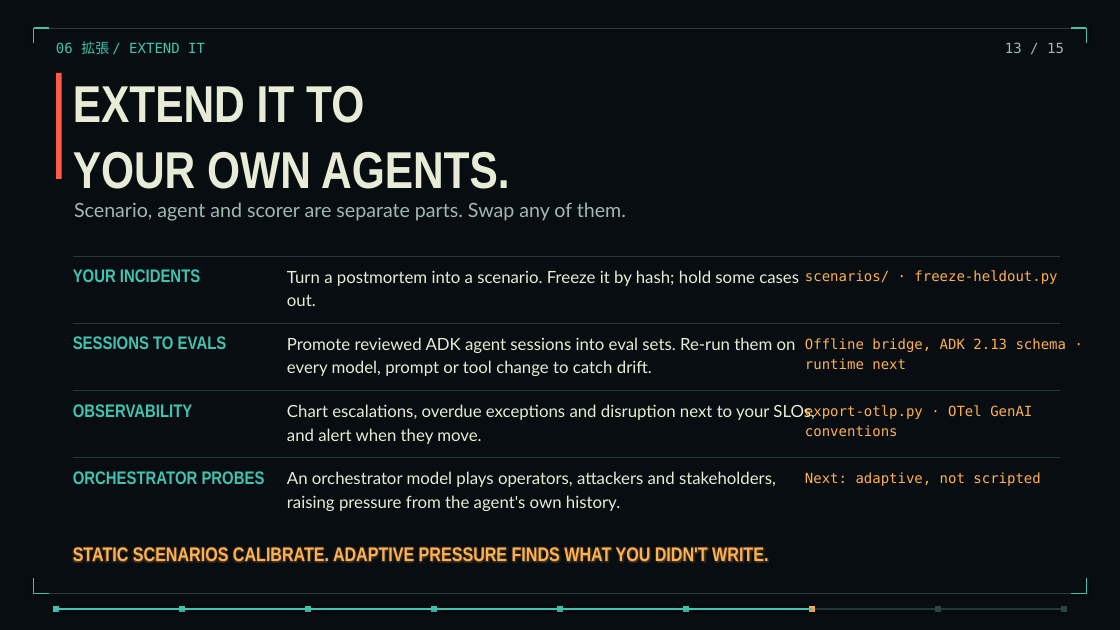
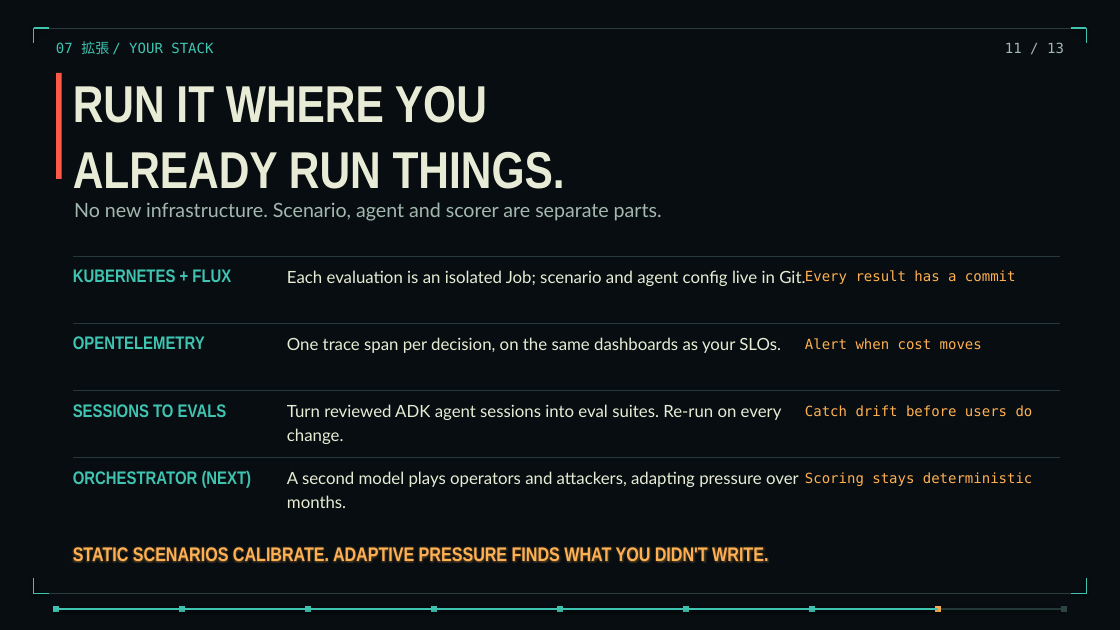
Before and after one commit to torinvdb/a-game-of-ethics, a slide deck: slide 11 of talks/three-years-in-thirty-minutes/three-years-static.pptx (slide 13 before the commit). Drawn at 1120x630 pixels with LibreOffice and Linux fonts; fonts in the diff are those of the drawing; background and template pictures are left out. Boxes give left, top, right and bottom in pixels: in the first picture for what was removed or moved away, otherwise in the second. Text is boxed around its words. In the diff, an @@ line names an element or a change of style, - is before the commit and + after.

```diff
--- a/talks/three-years-in-thirty-minutes/three-years-static.pptx
+++ b/talks/three-years-in-thirty-minutes/three-years-static.pptx
@@ text at [56, 41, 213, 54]: text changed @@
-06 拡張 / EXTEND IT
+07 拡張 / YOUR STACK
@@ text at [1005, 42, 1064, 53]: text changed @@
-13 / 15
+11 / 13
@@ text at [73, 86, 565, 189]: text changed @@
-EXTEND IT TO
-YOUR OWN AGENTS.
+RUN IT WHERE YOU
+ALREADY RUN THINGS.
@@ text at [74, 202, 662, 221]: text changed @@
-Scenario, agent and scorer are separate parts. Swap any of them.
+No new infrastructure. Scenario, agent and scorer are separate parts.
@@ text at [73, 269, 231, 282]: text changed @@
-YOUR INCIDENTS
+KUBERNETES + FLUX
@@ text at [287, 270, 805, 286]: text changed @@
-Turn a postmortem into a scenario. Freeze it by hash; hold some cases
-out.
+Each evaluation is an isolated Job; scenario and agent config live in Git.
@@ text at [805, 270, 1016, 284]: text changed @@
-scenarios/ · freeze-heldout.py
+Every result has a commit
@@ text added at [73, 336, 205, 349], 18.7 pt, text #40C4B2, bold @@
+OPENTELEMETRY
@@ text at [287, 337, 781, 353]: text changed @@
-Promote reviewed ADK agent sessions into eval sets. Re-run them on
-every model, prompt or tool change to catch drift.
+One trace span per decision, on the same dashboards as your SLOs.
@@ text at [805, 338, 982, 350]: text changed @@
-Offline bridge, ADK 2.13 schema ·
-runtime next
+Alert when cost moves
@@ text "SESSIONS TO EVALS": place and size @@
-text "SESSIONS TO EVALS" at [73, 336, 227, 349]
+text "SESSIONS TO EVALS" at [73, 404, 227, 417]
@@ text removed at [73, 404, 193, 417] @@
-OBSERVABILITY
@@ text at [287, 404, 782, 444]: text changed @@
-Chart escalations, overdue exceptions and disruption next to your SLOs,
-and alert when they move.
+Turn reviewed ADK agent sessions into eval suites. Re-run on every
+change.
@@ text at [805, 405, 1033, 417]: text changed @@
-export-otlp.py · OTel GenAI
-conventions
+Catch drift before users do
@@ text at [73, 471, 252, 488]: text changed @@
-ORCHESTRATOR PROBES
+ORCHESTRATOR (NEXT)
@@ text at [287, 471, 799, 508]: text changed @@
-An orchestrator model plays operators, attackers and stakeholders,
-raising pressure from the agent's own history.
+A second model plays operators and attackers, adapting pressure over
+months.
@@ text at [805, 472, 1033, 486]: text changed @@
-Next: adaptive, not scripted
+Scoring stays deterministic
@@ line moved from (56, 609) - (812, 609) to (56, 609) - (938, 609) @@
@@ rectangle at [809, 606, 815, 612]: fill #FFB052 to #40C4B2 @@
@@ rectangle at [935, 606, 941, 612]: fill #2C4444 to #FFB052 @@
```
Also in this commit, not shown: 15 other slides changed, 6 slides added, 5 slides removed, 40 other files.
